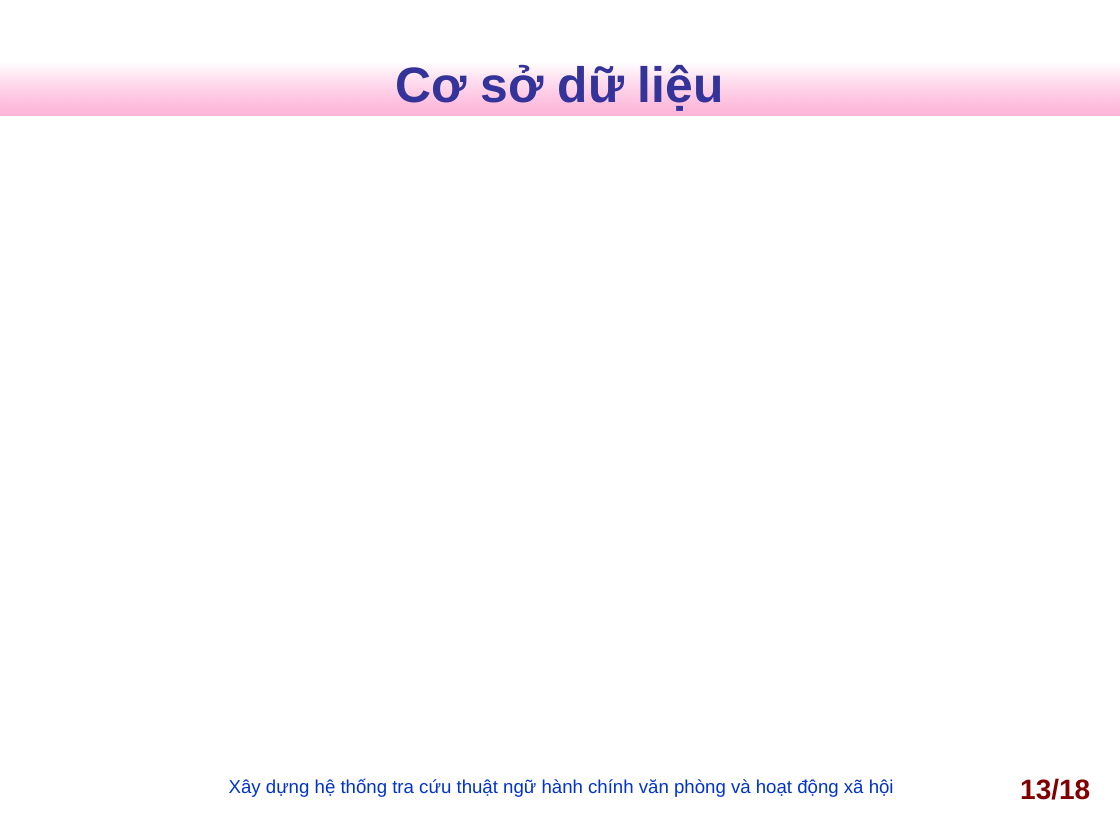
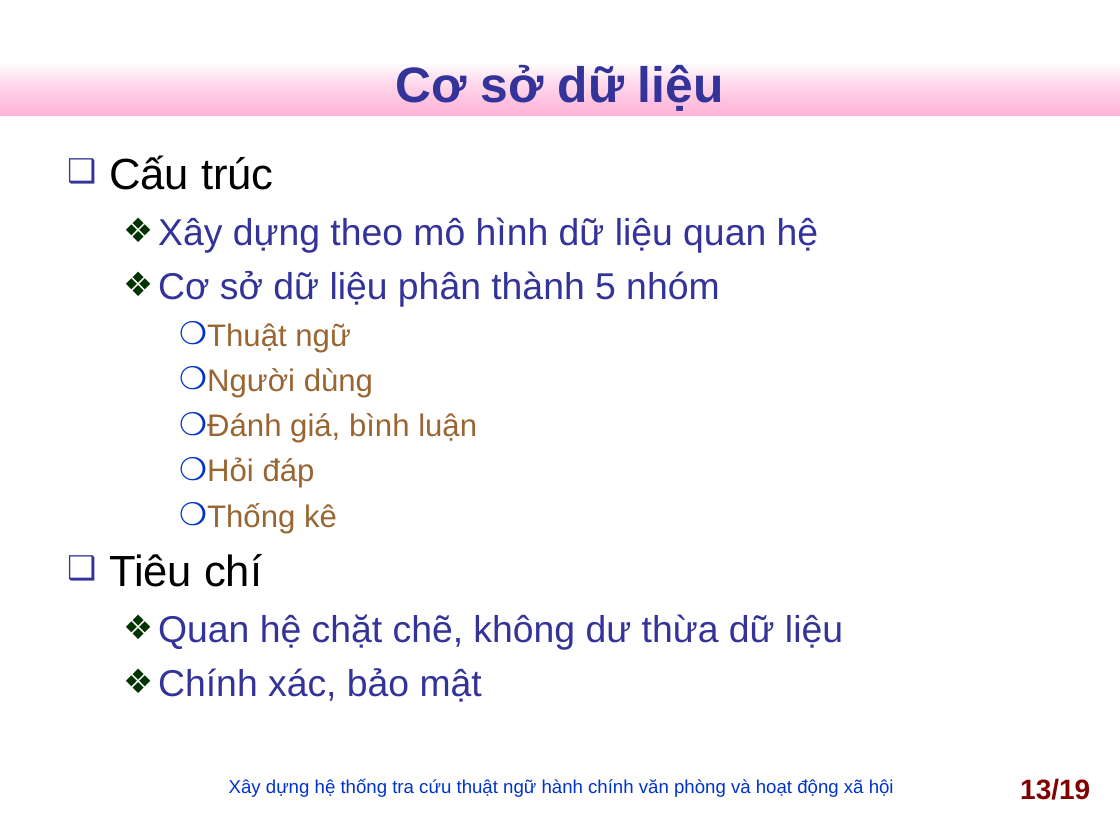
Before and after one commit to nguyentk90/tra-cuu-thuat-ngu-hanh-chinh, a slide deck: slide 13 of Documents/slideN2013.ppt. Drawn at 1120x840 pixels with LibreOffice and Linux fonts; fonts in the diff are those of the drawing; background and template pictures are left out. Boxes give left, top, right and bottom in pixels: in the first picture for what was removed or moved away, otherwise in the second. Text is boxed around its words. In the diff, an @@ line names an element or a change of style, - is before the commit and + after.

```diff
--- a/Documents/slideN2013.ppt
+++ b/Documents/slideN2013.ppt
@@ text added at (x1=109, y1=155, x2=843, y2=702), 24 pt, text #333399 @@
+❑ Cấu trúc
+  ❖ Xây dựng theo mô hình dữ liệu quan hệ
+  ❖ Cơ sở dữ liệu phân thành 5 nhóm
+    ❍ Thuật ngữ
+    ❍ Người dùng
+    ❍ Đánh giá, bình luận
+    ❍ Hỏi đáp
+    ❍ Thống kê
+❑ Tiêu chí
+  ❖ Quan hệ chặt chẽ, không dư thừa dữ liệu
+  ❖ Chính xác, bảo mật
@@ page number at (x1=1020, y1=778, x2=1090, y2=800): text changed @@
-13/18
+13/19
```
Also in this commit, not shown: 6 other slides changed, 1 slide added, 1 slide removed.
